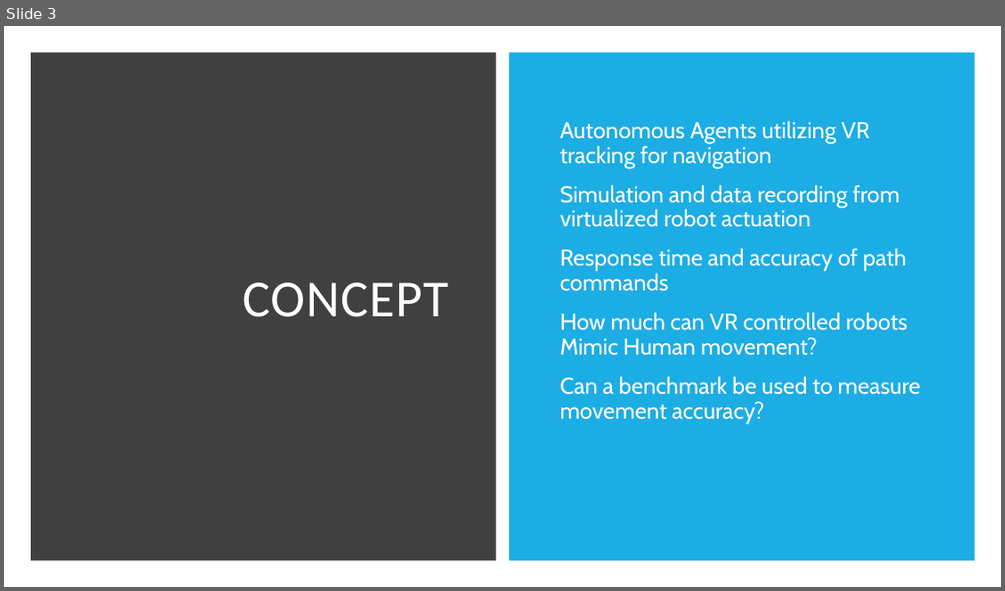
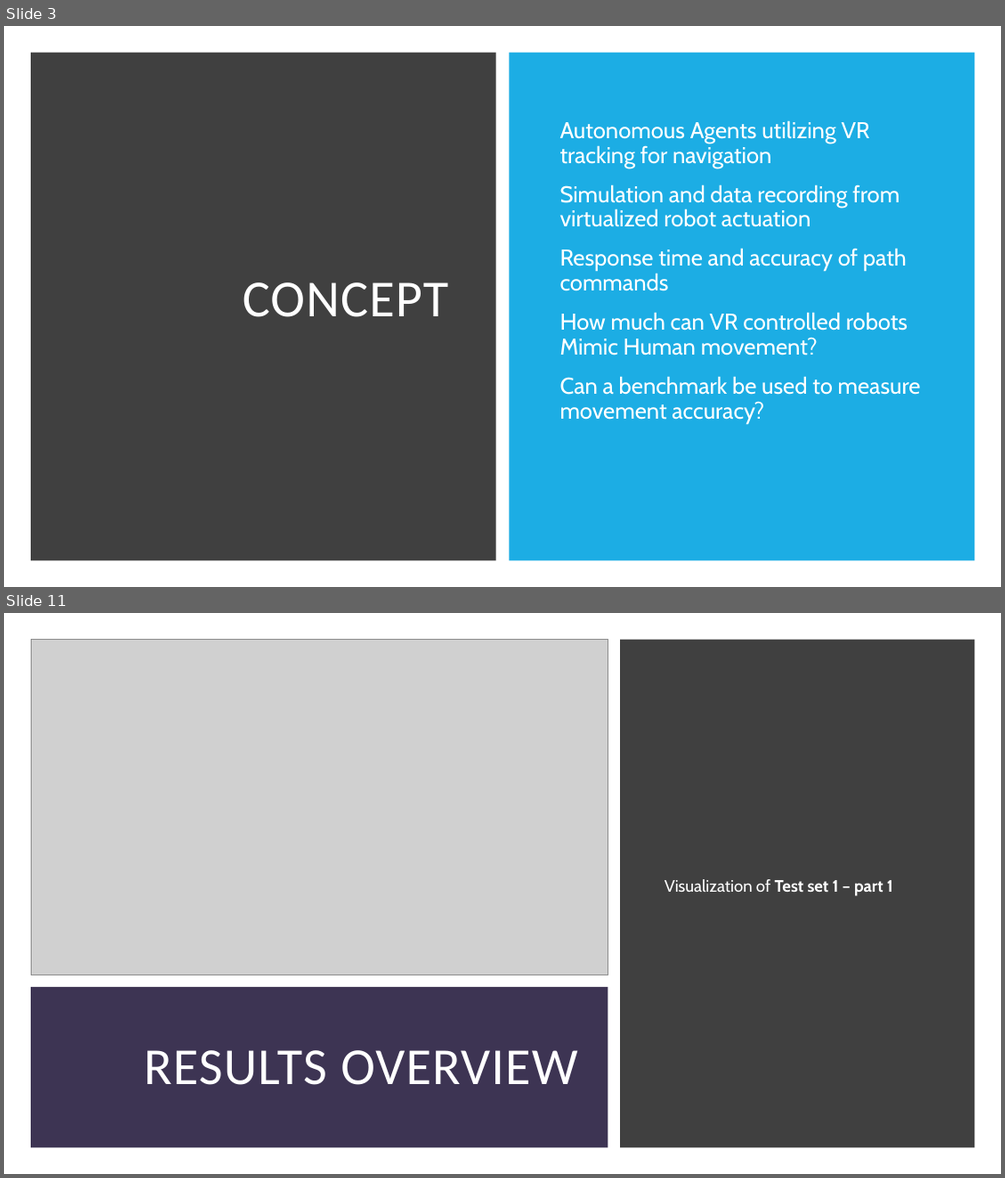
Before and after one commit to RubenTipparach/Mimicvr, a slide deck: Report/Mimic vr.pptx. Shown one above the other, each under a label of ours: slide 3 before the commit, slides 3 and 11 after it; the slides between them are not shown. The pictures are 1005x591 and 1005x1178 pixels, drawn with LibreOffice and Linux fonts; fonts in the diff are those of the drawing; grey boxes stand for pictures. Boxes give left, top, right and bottom in pixels: in the first picture for what was removed or moved away, otherwise in the second. Text is boxed around its words. In the diff, an @@ line names an element or a change of style, - is before the commit and + after.

```diff
--- a/Report/Mimic vr.pptx
+++ b/Report/Mimic vr.pptx
@@ slide 11 added at [4, 613, 1001, 1174], background #FFFFFF @@
@@ picture added at [31, 639, 608, 975] @@
@@ rectangle added at [620, 639, 975, 1148], fill #404040 @@
@@ text added at [664, 879, 893, 896], 16 pt, text #FFFFFF @@
+Visualization of Test set 1 – part 1
@@ rectangle added at [31, 987, 608, 1148], fill #3D3453 @@
@@ title added at [144, 1050, 577, 1085], 50 pt, text #FFFFFF @@
+RESULTS OVERVIEW
```
Also in this commit, not shown: 14 other slides added, 1 slide removed.
